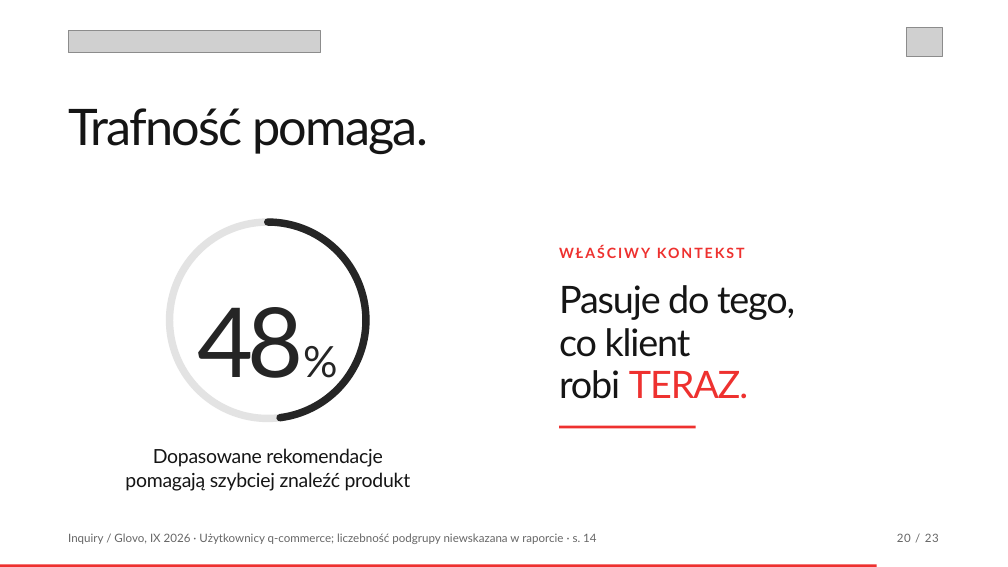
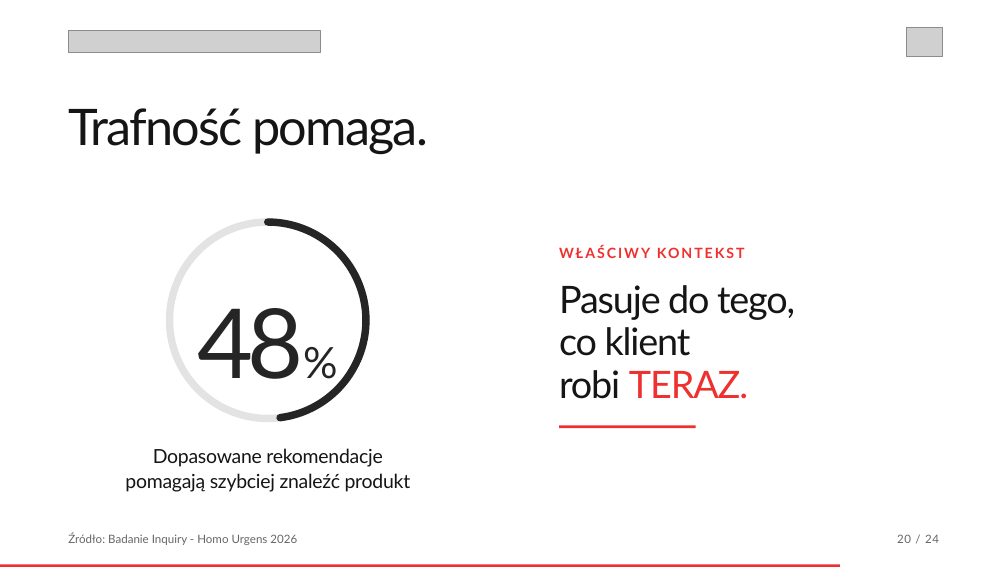
Before and after one commit to arkjel/homo-urgents-presentation, a slide deck: slide 20 of exports/Homo-Urgens-Google.pptx. Drawn at 1008x567 pixels with LibreOffice and Linux fonts; fonts in the diff are those of the drawing; grey boxes stand for pictures. Boxes give left, top, right and bottom in pixels: in the first picture for what was removed or moved away, otherwise in the second. Text is boxed around its words. In the diff, an @@ line names an element or a change of style, - is before the commit and + after.

```diff
--- a/exports/Homo-Urgens-Google.pptx
+++ b/exports/Homo-Urgens-Google.pptx
@@ text at <box>68,533,297,545</box>: text changed @@
-Inquiry / Glovo, IX 2026 · Użytkownicy q-commerce; liczebność podgrupy niewskazana w raporcie · s. 14
+Źródło: Badanie Inquiry - Homo Urgens 2026
@@ text at <box>897,534,939,543</box>: text changed @@
-20 / 23
+20 / 24
@@ rectangle: place and size @@
-rectangle at <box>0,565,877,567</box>
+rectangle at <box>0,565,840,567</box>
```
Also in this commit, not shown: 17 other slides changed, 4 slides added, 3 slides removed, 1 other file.
